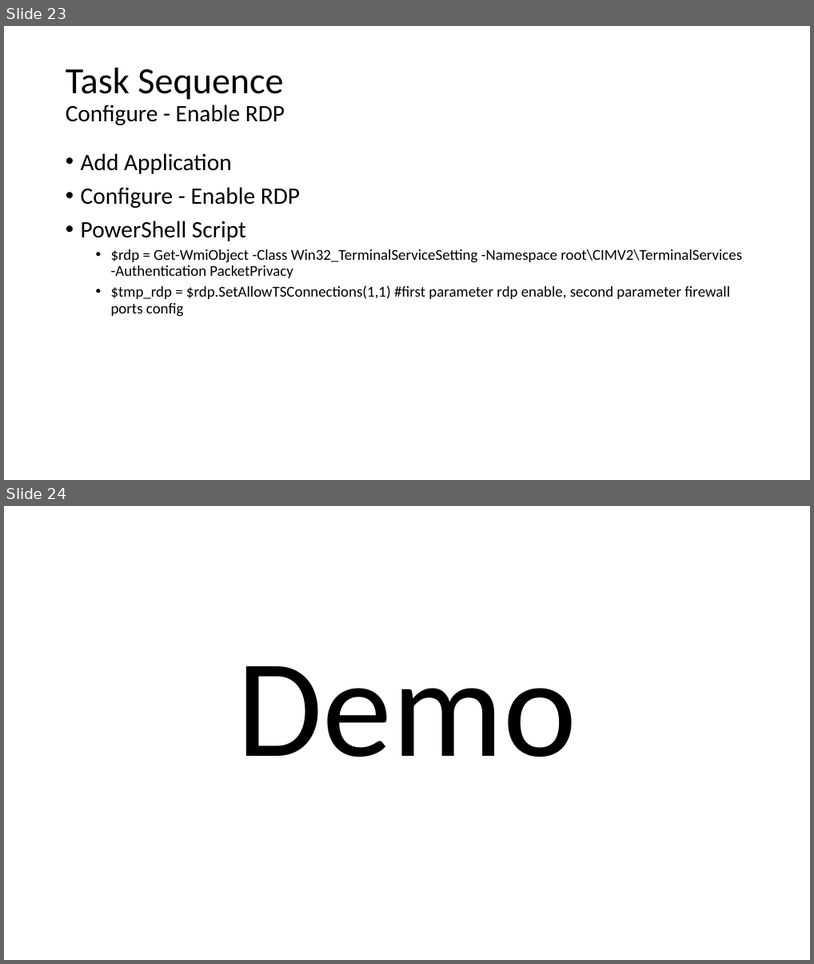
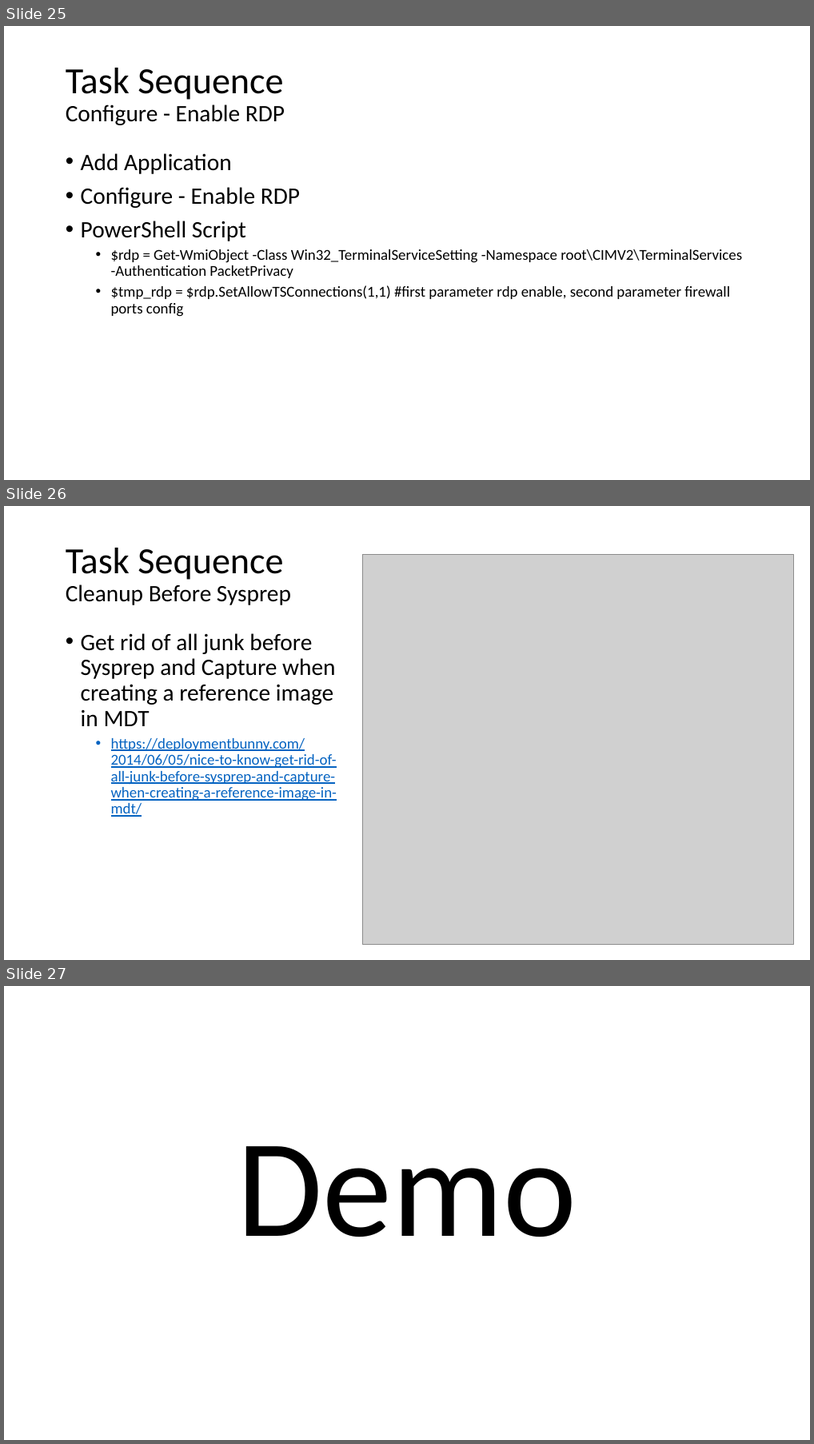
Before and after one commit to fydexx/HECC-2018, a slide deck: Part_01/Section02.pptx. Shown one above the other, each under a label of ours: slides 23 and 24 before the commit, slides 25, 26 and 27 after it. The pictures are 814x964 and 814x1444 pixels, drawn with LibreOffice and Linux fonts; fonts in the diff are those of the drawing; grey boxes stand for pictures. Boxes give left, top, right and bottom in pixels: in the first picture for what was removed or moved away, otherwise in the second. Text is boxed around its words. In the diff, an @@ line names an element or a change of style, - is before the commit and + after.

```diff
--- a/Part_01/Section02.pptx
+++ b/Part_01/Section02.pptx
@@ slide 26 added at bbox=[4, 506, 810, 960], background #FFFFFF @@
@@ title added at bbox=[66, 548, 291, 605], 28 pt, text #000000 @@
+Task Sequence
+Cleanup Before Sysprep
@@ picture added at bbox=[362, 554, 794, 944] @@
@@ text added at bbox=[81, 633, 337, 816], 18 pt, text #0563C1, underline @@
+• Get rid of all junk before Sysprep and Capture when creating a reference image in MDT
+  • https://deploymentbunny.com/2014/06/05/nice-to-know-get-rid-of-all-junk-before-sysprep-and-capture-when-creating-a-reference-image-in-mdt/
@@ what was slide 23 is now slide 25 @@
@@ what was slide 24 is now slide 27 @@
```
Also in this commit, not shown: 3 slides changed, 2 other slides added.
